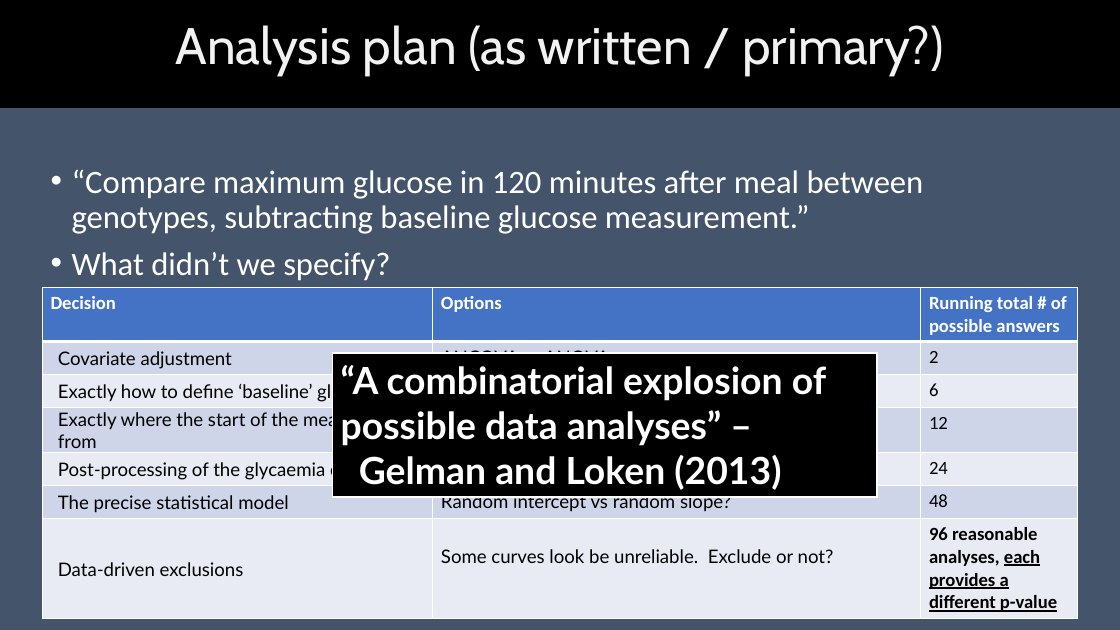
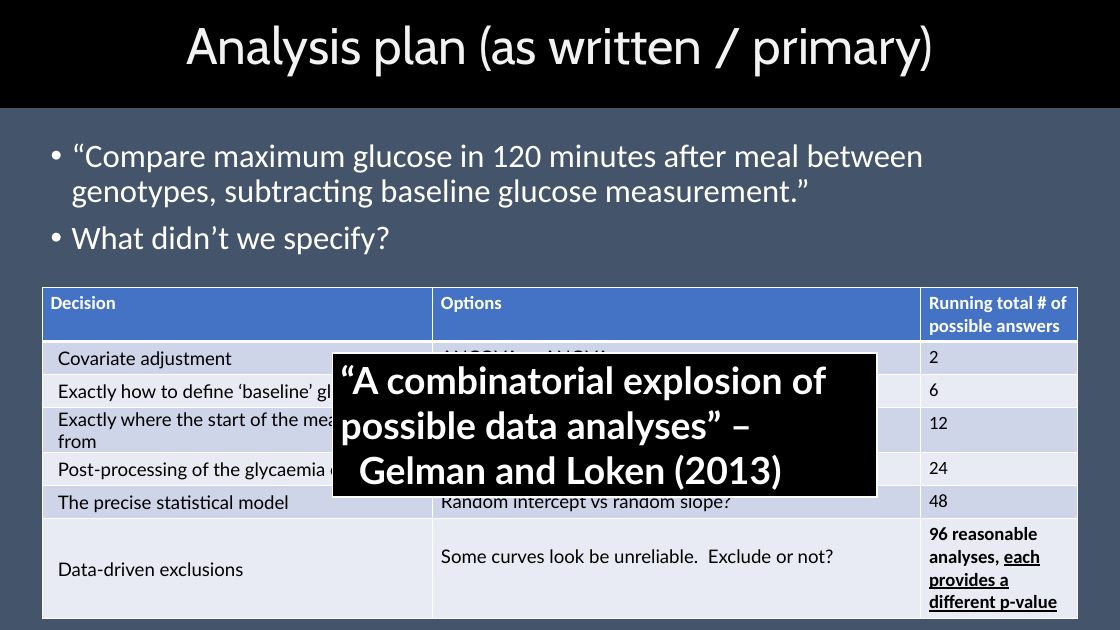
Before and after one commit to georgemsavva/DataScienceGroup, a slide deck: slide 18 of pvalues.pptx (slide 17 before the commit). Drawn at 1120x630 pixels with LibreOffice and Linux fonts; fonts in the diff are those of the drawing. Boxes give left, top, right and bottom in pixels: in the first picture for what was removed or moved away, otherwise in the second. Text is boxed around its words. In the diff, an @@ line names an element or a change of style, - is before the commit and + after.

```diff
--- a/pvalues.pptx
+++ b/pvalues.pptx
@@ title at (x1=186, y1=25, x2=933, y2=75): text changed @@
-Analysis plan (as written / primary?)
+Analysis plan (as written / primary)
@@ text "“Compare maximum glucose in 120 ..." moved from (x1=72, y1=169, x2=924, y2=281) to (x1=72, y1=143, x2=924, y2=255) @@
```
Also in this commit, not shown: 8 other slides changed, 1 slide added.
